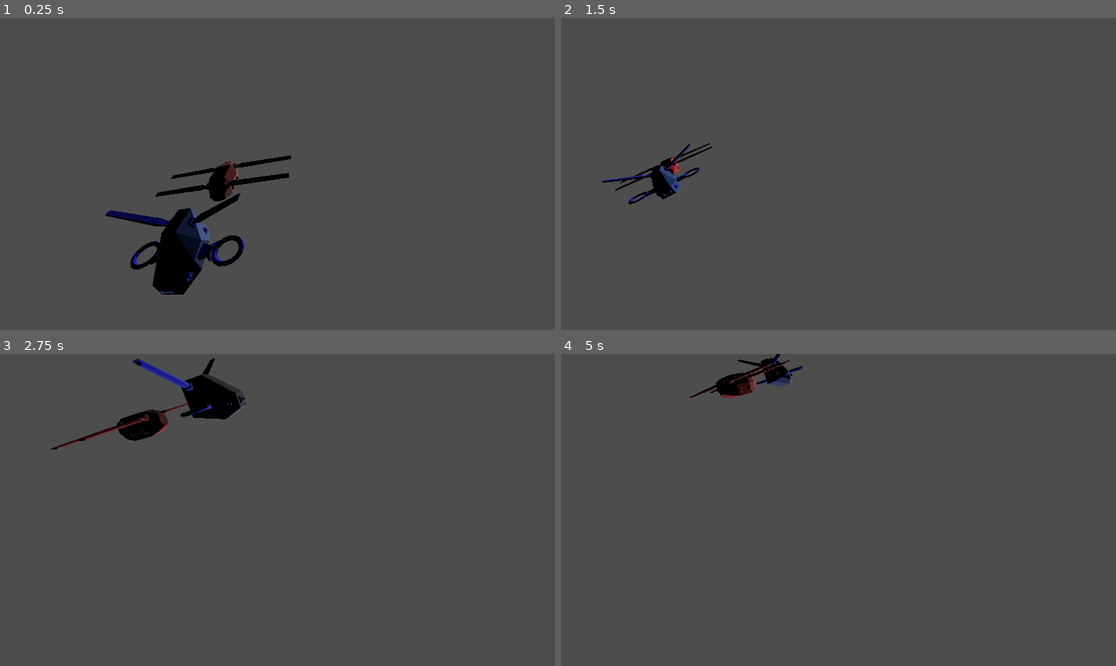
Above: before the commit, frames 1-4 (two rows, left to right).
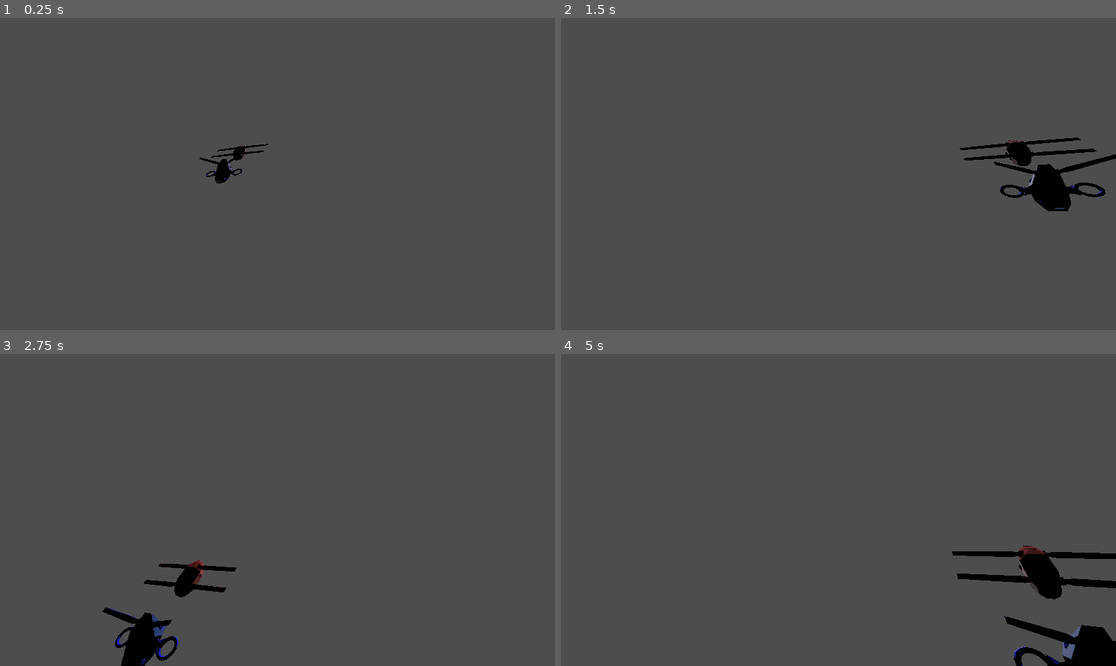
Above: after the commit, the same moments.

Repository: AnasFd/autonomous-drones
Game: Godot game, scene res://scenes/drone.tscn
The game is run twice, just before and just after one commit, with the same random seed, the same clock (stepped at 60 frames per second) and the same inputs.
Inputs:
- Up to frame 1 (0.25 s): no input
- Up to frame 2 (1.5 s): no input
- Up to frame 3 (2.75 s): no input
- Up to frame 4 (5 s): no input

The runs differ from the first frame. In frame 1, 4.1% of the frame differs, in the area x 19-53%, y 40-89%; in frame 2, 2.9%; in frame 3, 4.2%; in frame 4, 4.3%, in the area x 23-100%, y 0-100%.

Commit message:
mouvement circulaire du drones

Diff:
--- a/scenes/drone.gd
+++ b/scenes/drone.gd
@@ -1,21 +1,14 @@
 extends Node3D
 
-var speed = 5.0
-var direction = Vector3.ZERO
-
-func _ready():
-	randomize()
-	# Le drone va choisir une direction au hasard
-	direction = Vector3(randf(), randf(), randf()).normalized()
+var speed: float = 2.0
+var angle: float = 0.0  # Angle pour le mouvement circulaire
+var radius: float = 5.0  # Rayon du cercle
 
 func _process(delta):
-	# Déplacement du drone dans une direction choisie
-	position += direction * speed * delta
+	move_in_circle(delta)
 
-	# Faire tourner le drone légèrement
-	rotate_y(0.01)
-
-	# Si le drone sort de la zone, choisir une nouvelle direction
-	if position.length() > 10.0:
-		direction = Vector3(randf(), randf(), randf()).normalized()
-		position = Vector3.ZERO
+func move_in_circle(delta):
+	# Calculer la nouvelle position en fonction de l'angle
+	angle += speed * delta  # Ajuster l'angle en fonction de la vitesse
+	position.x = radius * cos(angle)  # Calculer la position x
+	position.z = radius * sin(angle)  # Calculer la position z
--- a/scenes/drone.tscn
+++ b/scenes/drone.tscn
@@ -1139,7 +1139,7 @@
 script = ExtResource("1_u360a")
 
 [node name="Camera3D" type="Camera3D" parent="."]
-transform = Transform3D(-0.929777, -0.0555861, -0.363902, -0.258908, 0.801467, 0.53909, 0.26169, 0.59545, -0.759577, -1.75775, 2.44044, -3.06606)
+transform = Transform3D(-0.929777, -0.0555863, -0.363903, -0.258908, 0.801467, 0.539089, 0.26169, 0.59545, -0.759577, -1.75775, 4.70995, -6.56816)
 current = true
 
 [node name="Drone" type="Node3D" parent="."]
--- a/scenes/fistival.gd
+++ b/scenes/fistival.gd
@@ -4,7 +4,7 @@
 var time_since_last_add: float = 0.0
 var add_interval: float = 1.0  # Intervalle d'ajout en secondes
 var circle_radius: float = 10.0  # Rayon du cercle
-var num_drones: int = 12  # Nombre total de drones à instancier
+var num_drones: int = 1  # Nombre total de drones à instancier
 
 func _ready():
 	# Ajouter une lumière
@@ -25,7 +25,7 @@
 			var d: Node3D = drone.instantiate()
 			add_child(d)  # Ajouter le drone à la scène
 
-			# Calculer la position en cercle
+			# Initialiser la position en cercle
 			var angle: float = (2.0 * PI / num_drones) * get_child_count()
 			d.position.x = circle_radius * cos(angle)
 			d.position.z = circle_radius * sin(angle)
